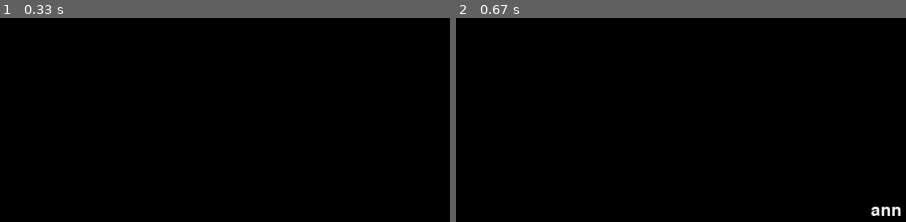
Above: before the commit, frames 1-2 (left to right).
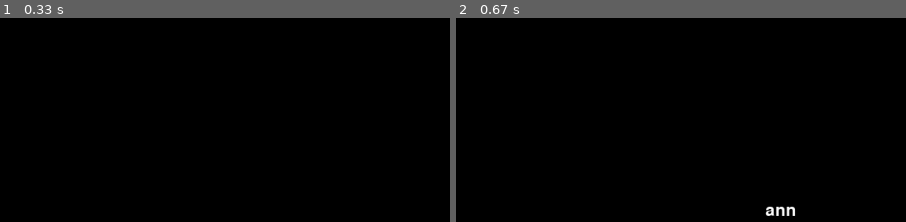
Above: after the commit, the same moments.

Repository: Qazzquimby/Speed-Typing-Game
Game: pygame game, started from main.py
The game is run twice, just before and just after one commit, with the same random seed, the same clock (stepped at 60 frames per second) and the same inputs.
Inputs:
- Up to frame 1 (0.33 s): no input
- Up to frame 2 (0.67 s): type "ann" at 0.33 s
The pictures show only the part of the screen within x 50-100%, y 50-100%; the shares and areas given below are measured in that part.

Frame 1 is identical in both runs. In frame 2, 0.5% of the frame differs, in the area x 68-99%, y 92-98%.

Commit message:
small bug on draw_scree

Diff:
--- a/main.py
+++ b/main.py
@@ -44,7 +44,7 @@
         for active_word in self.active_words:
             self.screen.screen.blit(active_word.get_text(), active_word.get_text_rect())
             active_word.textRect = active_word.textRect.move(self.screen.speed)
-        self.screen.screen.blit(self.text_input.get_surface(), (self.screen.X_size - 50, self.screen.Y_size - 50))
+        self.screen.screen.blit(self.text_input.get_surface(), (self.screen.X_size - 200, self.screen.Y_size - 50))
 
     def handle_events(self, events):
         for event in events:
